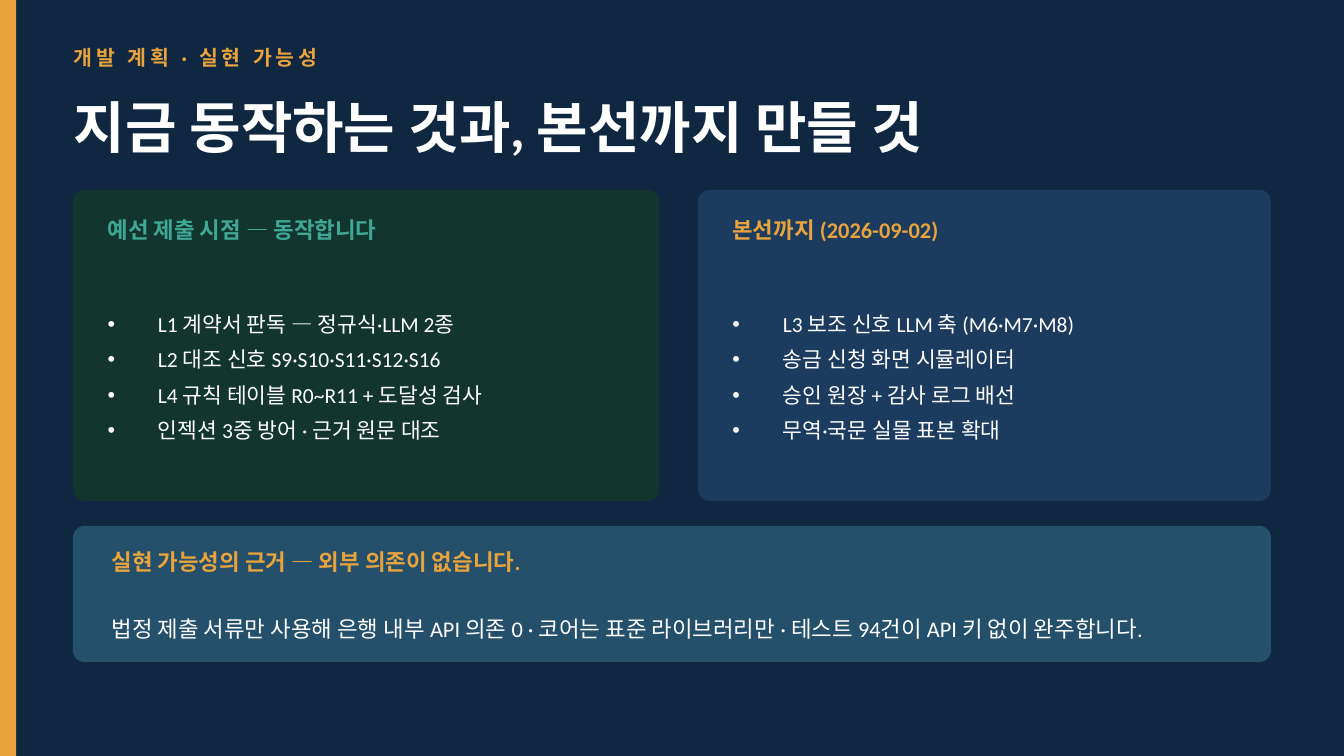
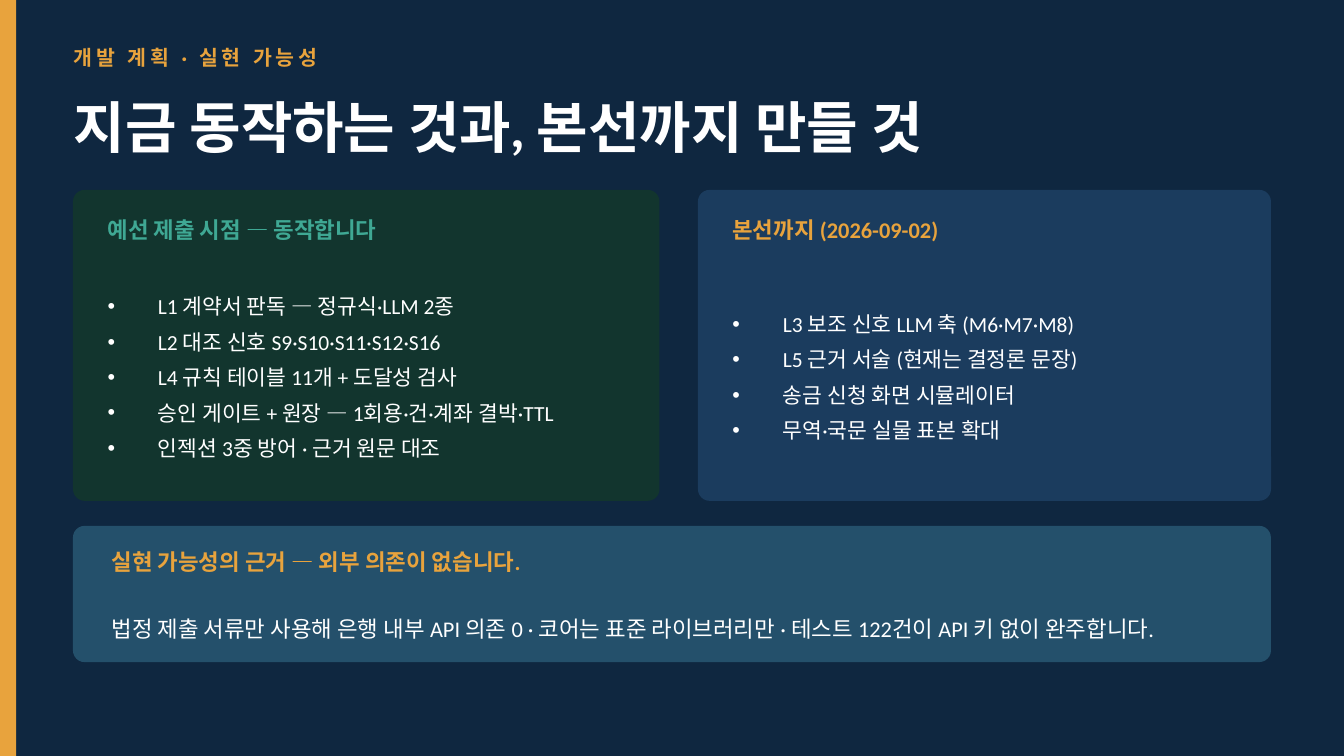
Before and after one commit to Aithor-organization/kb-payee-guard, a slide deck: slide 10 of submission/기술설명서_KB_Payee_Guard.pptx. Drawn at 1344x756 pixels with LibreOffice and Linux fonts; fonts in the diff are those of the drawing. Boxes give left, top, right and bottom in pixels: in the first picture for what was removed or moved away, otherwise in the second. Text is boxed around its words. In the diff, an @@ line names an element or a change of style, - is before the commit and + after.

```diff
--- a/submission/기술설명서_KB_Payee_Guard.pptx
+++ b/submission/기술설명서_KB_Payee_Guard.pptx
@@ text at (783,349,1077,370): paragraph added @@
+• L5 근거 서술 (현재는 결정론 문장)
@@ text at (158,367,553,423): text changed @@
-• L4 규칙 테이블 R0~R11 + 도달성 검사
+• L4 규칙 테이블 11개 + 도달성 검사
+• 승인 게이트 + 원장 — 1회용·건·계좌 결박·TTL
@@ text at (783,385,1016,405): paragraph removed @@
-• 승인 원장 + 감사 로그 배선
@@ text at (111,618,1154,639): text changed @@
-법정 제출 서류만 사용해 은행 내부 API 의존 0 · 코어는 표준 라이브러리만 · 테스트 94건이 API 키 없이 완주합니다.
+법정 제출 서류만 사용해 은행 내부 API 의존 0 · 코어는 표준 라이브러리만 · 테스트 122건이 API 키 없이 완주합니다.
```
Also in this commit, not shown: 2 other slides changed, 1 other file.
